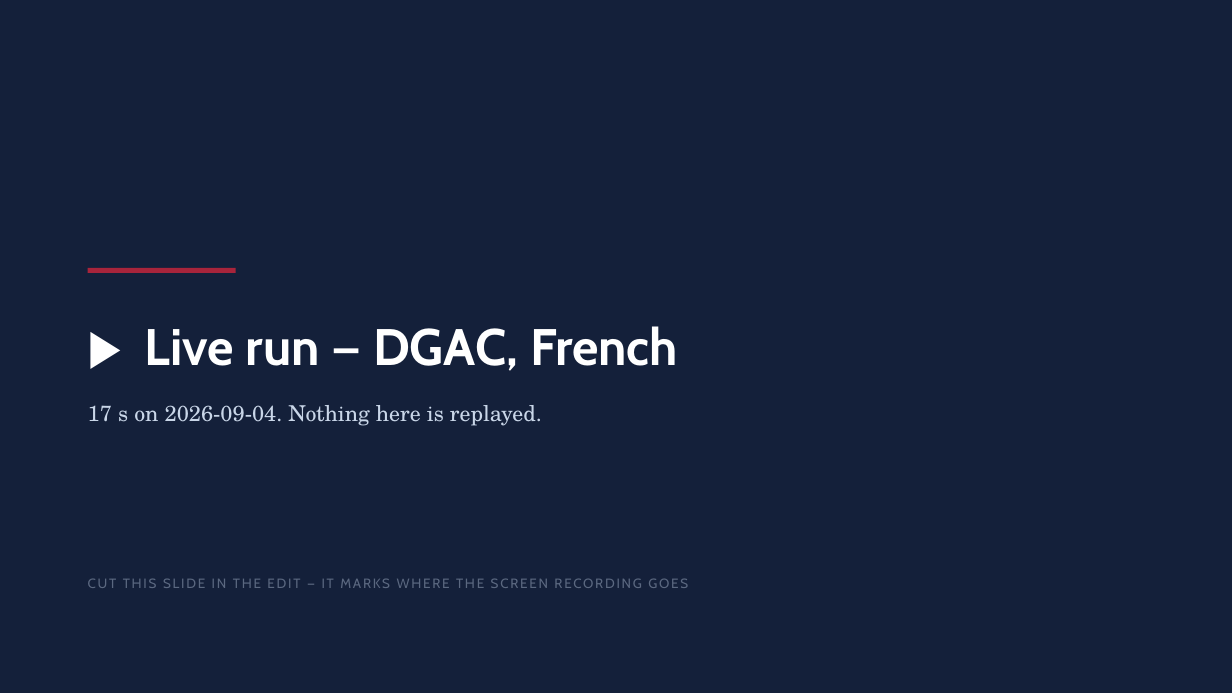
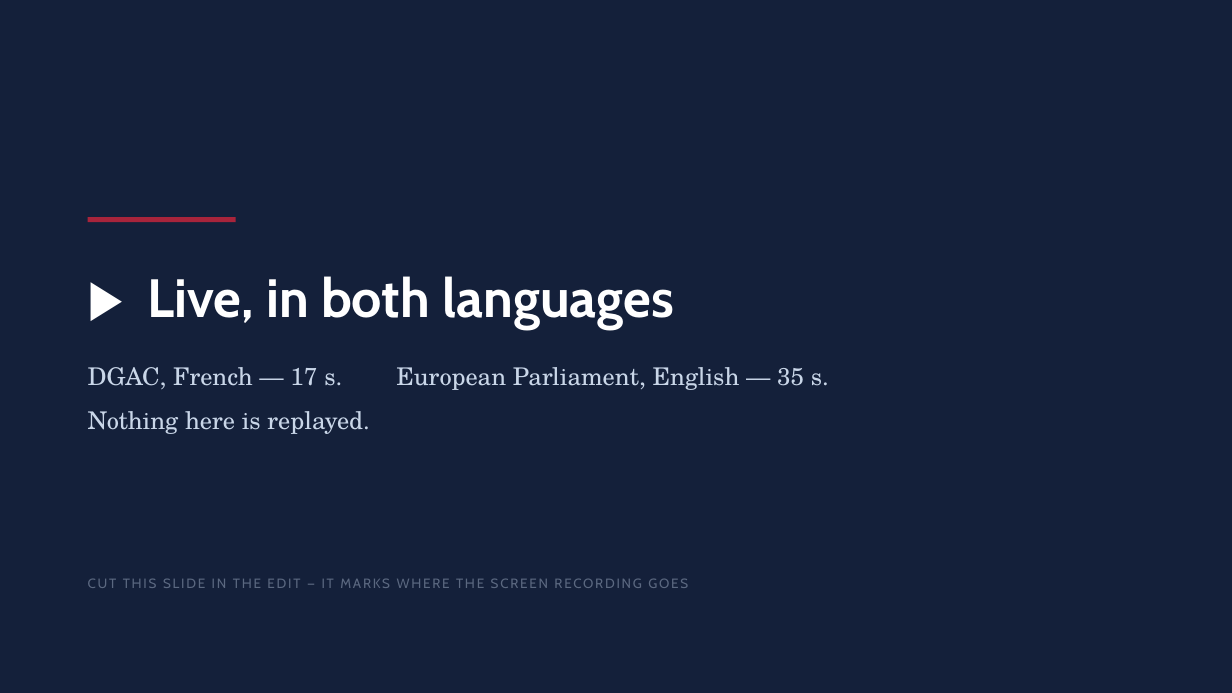
Before and after one commit to Yoh5/tender-compliance-agent, a slide deck: slide 6 of docs/deck.pptx. Drawn at 1232x693 pixels with LibreOffice and Linux fonts; fonts in the diff are those of the drawing. Boxes give left, top, right and bottom in pixels: in the first picture for what was removed or moved away, otherwise in the second. Text is boxed around its words. In the diff, an @@ line names an element or a change of style, - is before the commit and + after.

```diff
--- a/docs/deck.pptx
+++ b/docs/deck.pptx
@@ rectangle: place and size @@
-rectangle at (88,268,236,274)
+rectangle at (88,217,236,223)
@@ text at (88,276,829,434): text changed; size 17 to 19 pt @@
-▶ Live run — DGAC, French
-17 s on 2026-09-04. Nothing here is replayed.
+▶ Live, in both languages
+DGAC, French — 17 s. European Parliament, English — 35 s.
+Nothing here is replayed.
```
Also in this commit, not shown: 8 other slides changed, 2 slides removed, 2 other files.
